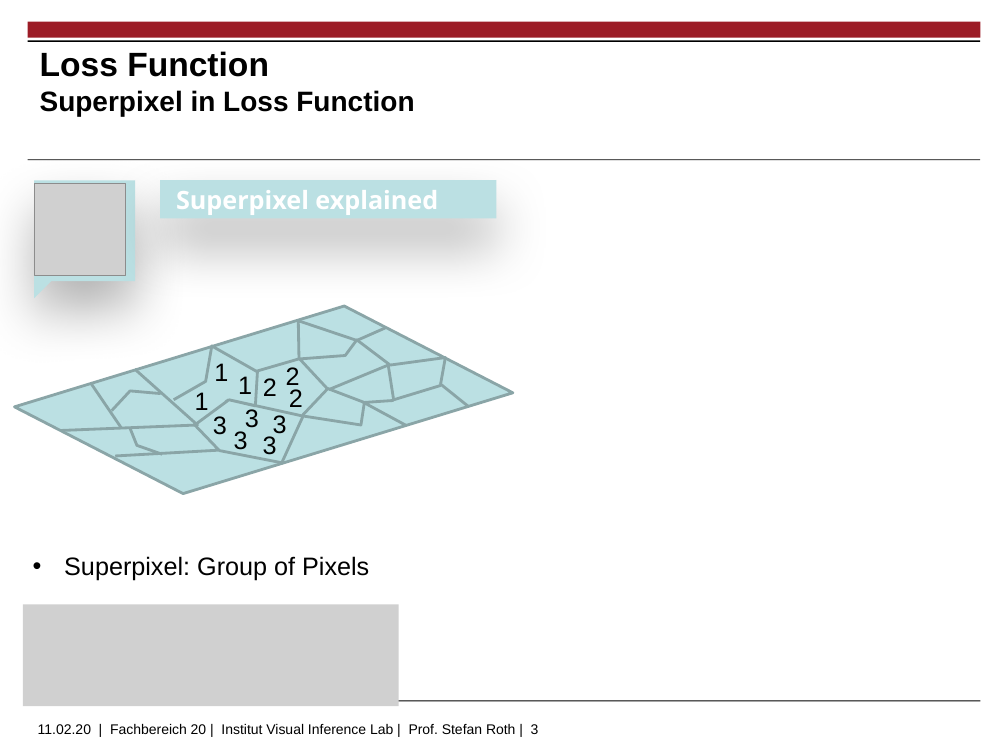
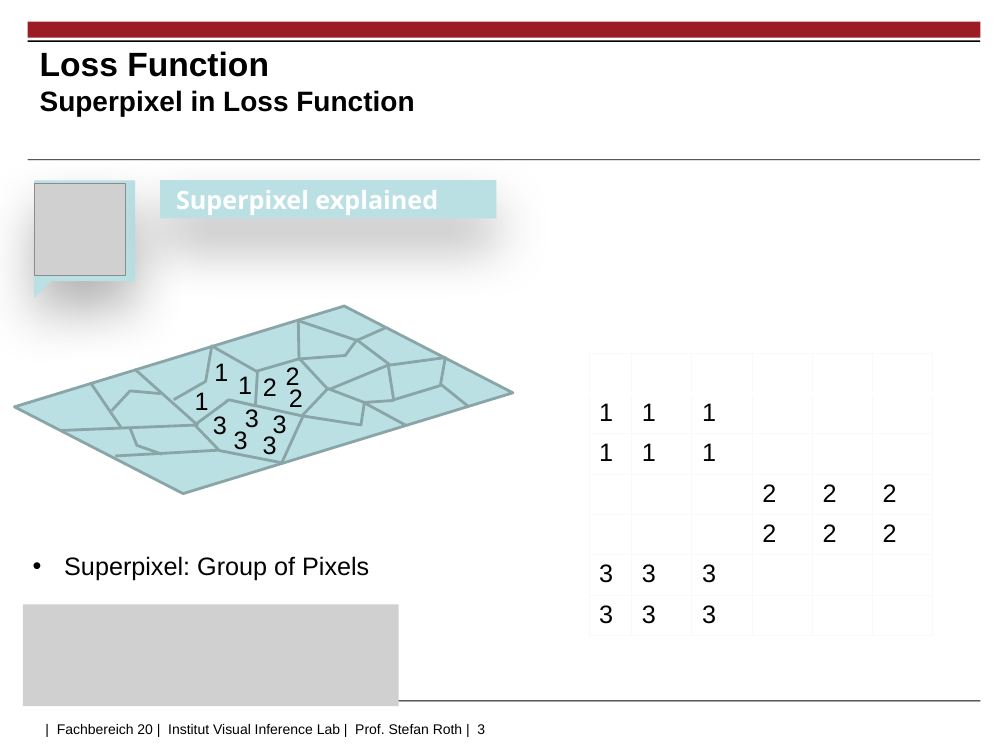
Before and after one commit to jhd-old/Deep-Learning-Lab, a slide deck: slide 3 of meetings/2020_02_14_endterm/endterm_final_Korbi.pptx. Drawn at 1008x756 pixels with LibreOffice and Linux fonts; fonts in the diff are those of the drawing; grey boxes stand for pictures; background and template pictures are left out. Boxes give left, top, right and bottom in pixels: in the first picture for what was removed or moved away, otherwise in the second. Text is boxed around its words. In the diff, an @@ line names an element or a change of style, - is before the commit and + after.

```diff
--- a/meetings/2020_02_14_endterm/endterm_final_Korbi.pptx
+++ b/meetings/2020_02_14_endterm/endterm_final_Korbi.pptx
@@ table added at [589, 353, 933, 635], 7 rows, 6 columns @@
+1 |  | 1 |  |  | 
+1 | 1 | 1 |  |  | 
+1 | 1 | 1 |  |  | 
+ |  |  | 2 | 2 | 2
+ |  |  | 2 | 2 | 2
+3 | 3 | 3 |  |  | 
+3 | 3 | 3 |  |  | 
@@ text at [57, 724, 485, 734]: text changed @@
-11.02.20 | Fachbereich 20 | Institut Visual Inference Lab | Prof. Stefan Roth | 3
+| Fachbereich 20 | Institut Visual Inference Lab | Prof. Stefan Roth | 3
```
Also in this commit, not shown: 8 other slides changed.
